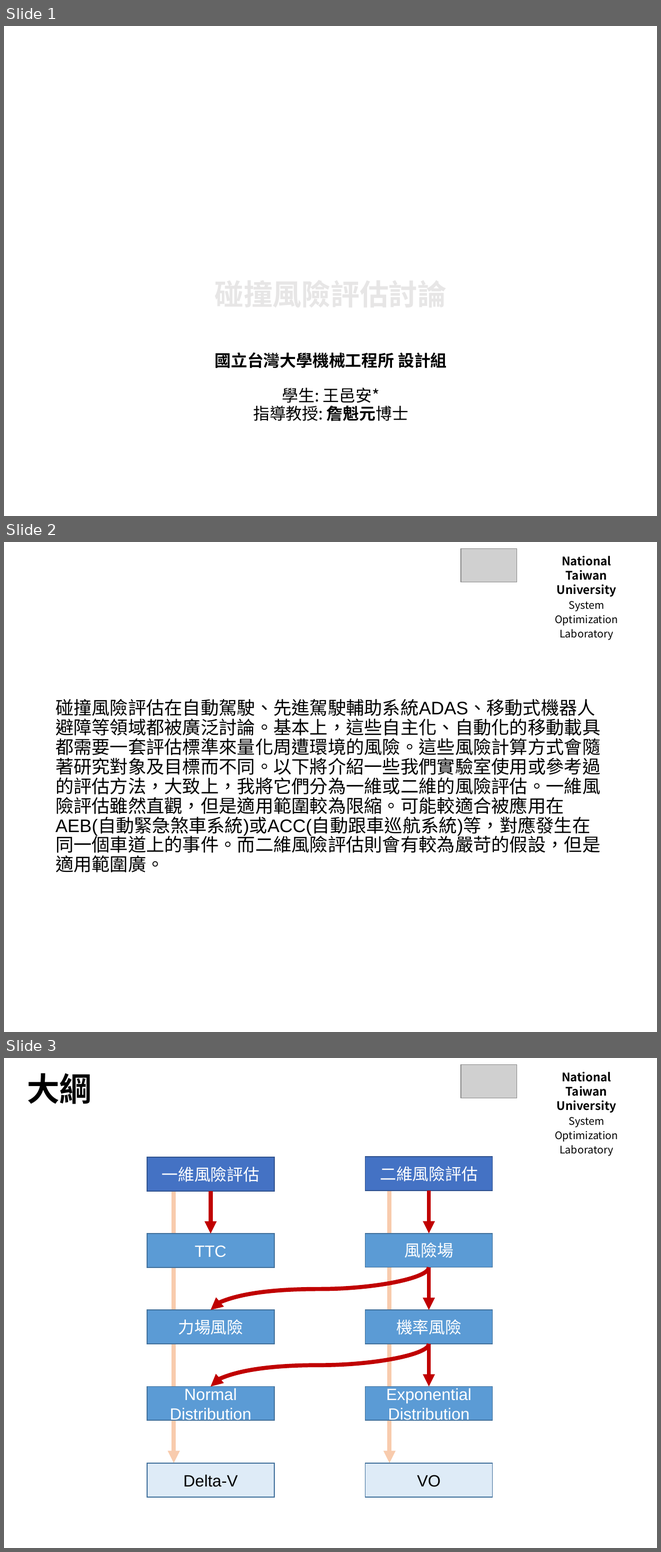
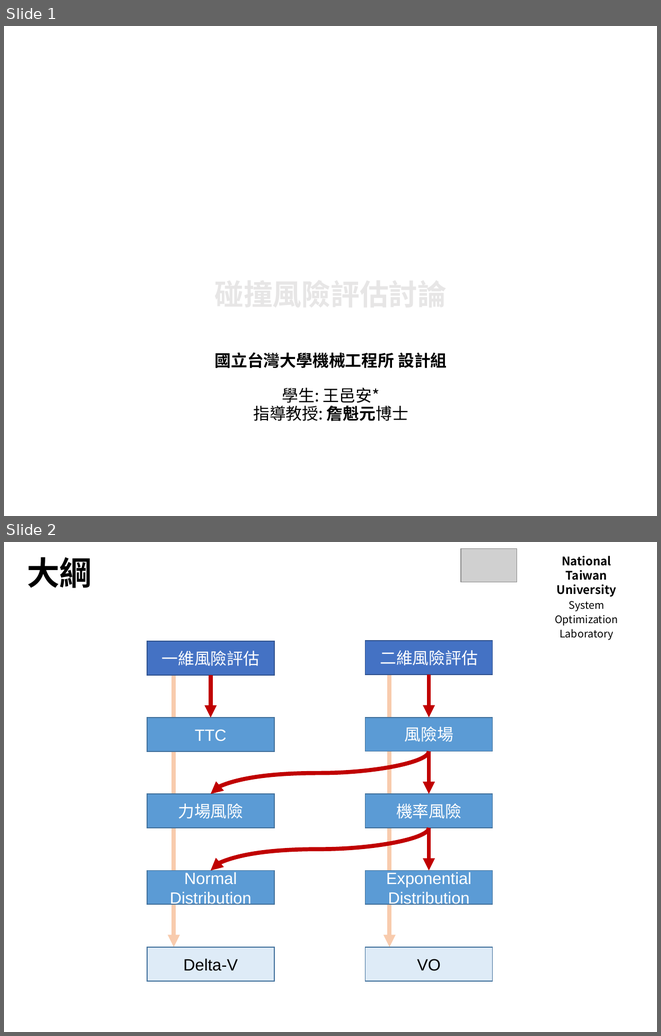
Before and after one commit to Yi-An-Wang/institute_information, a slide deck: path_planing/研討會/碰撞風險評估討論.pptx. Shown one above the other, each under a label of ours: slides 1, 2 and 3 before the commit, slides 1 and 2 after it. The pictures are 661x1552 and 661x1036 pixels, drawn with LibreOffice and Linux fonts; fonts in the diff are those of the drawing; grey boxes stand for pictures; background and template pictures are left out. Boxes give left, top, right and bottom in pixels: in the first picture for what was removed or moved away, otherwise in the second. Text is boxed around its words. In the diff, an @@ line names an element or a change of style, - is before the commit and + after.

```diff
--- a/path_planing/研討會/碰撞風險評估討論.pptx
+++ b/path_planing/研討會/碰撞風險評估討論.pptx
@@ slide 2 removed at bbox=[4, 542, 657, 1032], background #FFFFFF @@
@@ rectangle removed at bbox=[457, 542, 657, 590] @@
@@ picture removed at bbox=[461, 548, 517, 582] @@
@@ text removed at bbox=[555, 556, 618, 640] @@
-National Taiwan University
-System Optimization Laboratory
@@ title removed at bbox=[55, 699, 600, 872] @@
-碰撞風險評估在自動駕駛、先進駕駛輔助系統ADAS、移動式機器人避障等領域都被廣泛討論。基本上，這些自主化、自動化的移動載具都需要一套評估標準來量化周遭環境的風險。這些風險計算方式會隨著研究對象及目標而不同。以下將介紹一些我們實驗室使用或參考過的評估方法，大致上，我將它們分為一維或二維的風險評估。一維風險評估雖然直觀，但是適用範圍較為限縮。可能較適合被應用在AEB(自動緊急煞車系統)或ACC(自動跟車巡航系統)等，對應發生在同一個車道上的事件。而二維風險評估則會有較為嚴苛的假設，但是適用範圍廣。
@@ page number removed at bbox=[510, 1015, 657, 1031] @@
-2
@@ what was slide 3 is now slide 2 @@
```
Also in this commit, not shown: 2 slides changed, 1 other file.
